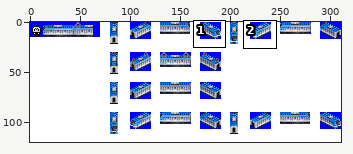
Sprite sheet: src/metro/arex/AREX_2K.png. Above, an overview of the earlier version with the close-up marked.
Close-up. Earlier state:
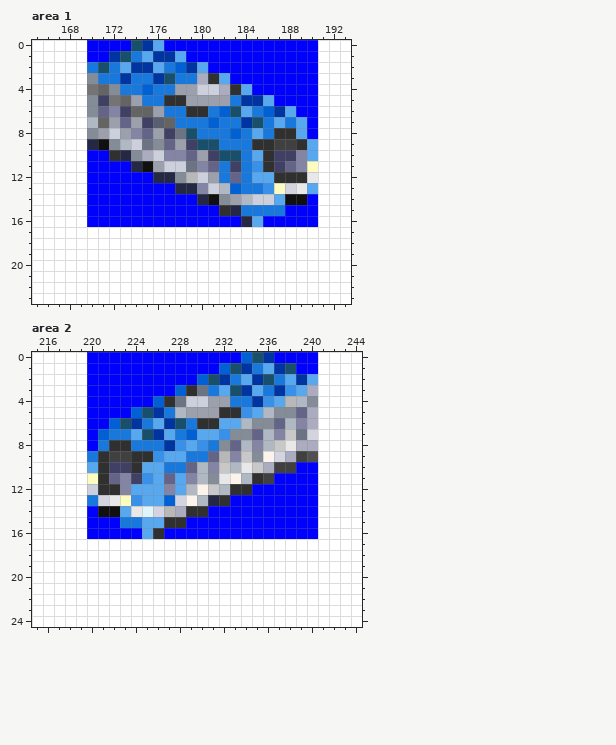
The file is 311x120 pixels. Colours within 5 levels of each other are drawn and written as one. Shown: area 1: x 165..193, y 0..23; area 2: x 215..244, y 0..24. The commit also changed other parts of the picture, which this record leaves out.
After:
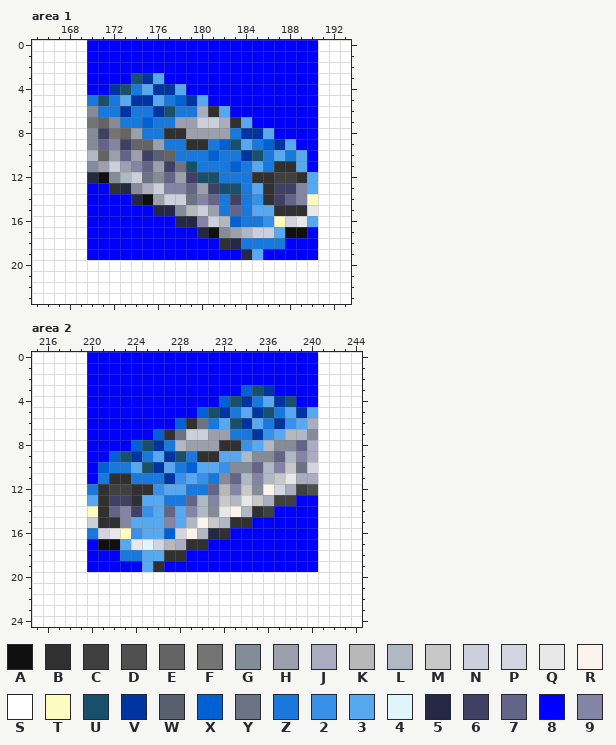
Palette (. is transparent): A #101010  B #303030  C #404040  D #505050  E #646464  F #747474  G #848c98  H #9ca0ac  J #acacc0  K #b8b8b8  L #b0b8c4  M #c8c8c8  N #ccd0dc  P #d4d4e0  Q #e8e8e8  R #fcf4ec  S #ffffff  T #fcfcc0  U #18506c  V #0034a0  W #586070  X #0060d4  Y #6c7484  Z #1878dc  2 #3890e8  3 #58a8f0  4 #e0f4fc  5 #242844  6 #404064  7 #646488  8 #0000ff  9 #8484a4
Diff:
Area 1:
y 0: x 174..176 UV3 -> 888
y 1: x 172..178 VUZ3VV3 -> 8888888
y 2: x 170..180 ZUZ3VV3ZXV3 -> 88888888888
y 3: x 170..182 GZZVZZVUZZJB3 -> 8888UV3888888
y 4: x 170..173 FEGZ -> 88VU; x 175..184 XZZHHNNJB3 -> 3VV3888888
y 5: x 170..186 G6FEHZZBBHHHHZVV3 -> ZUZ3VV3ZXV3888888
y 6: x 171..177 796EEHZ -> ZZVZZVU; x 179..188 BBZXU3ZXV3 -> ZJB3888888
y 7: x 170 L -> F; x 172..189 H7H6WEZZZXZZVUZ3Z3 -> GZZXZZHHNNJB388888
y 8: x 171..189 HNH97H6YUZZZXZ3ZBB3 -> 6FEHZZBBHHHHZVV3888
y 9: x 170..190 5AGLNYG7H6UUZZZBBCCB3 -> G796EEHZZBBZXU3ZXV388
y 10: x 170..190 88B5GJN997H6UUZ3B6693 -> LEH7H6WEZZZXZZVUZ3Z38
y 11: x 170..175 88885A -> GHNH97; x 177..181 NNY97 -> 6YUZZ; x 183 6 -> X; x 185..190 2B679T -> 3ZBB38
y 12: x 170..181 88888855GKNH -> 5AGLNYG7H6UU; x 183 7 -> Z; x 185..188 33BB -> BBCC; x 190 Q -> 3
y 13: x 172..183 888888559NLX -> B5GJN997H6UU; x 185..189 Z2TPQ -> 3B669
y 14: x 174..190 8888885AGHLNN3AA8 -> 5AHNNY97Z6Z2B679T
y 15: x 176..183 888888B5 -> 55GKNHZ7; x 185..190 ZZZ888 -> 33BBBQ
y 16: x 178..190 8888885388888 -> 559NLXZZ2TPQ3
y 17: x 170..190 SSSSSSSSSSSSSSSSSSSSS -> 88888888885AGHLNN3AA8
y 18: x 170..190 SSSSSSSSSSSSSSSSSSSSS -> 888888888888B5ZZZZ888
y 19: x 170..190 SSSSSSSSSSSSSSSSSSSSS -> 888888888888885388888
Area 2:
y 0: x 234..236 XUV -> 888
y 1: x 232..238 XUVZ3VU -> 8888888
y 2: x 230..240 XUVZ3VUZ3V3 -> 88888888888
y 3: x 228..240 XBYZ3UV3ZV23J -> 888888XUV8888
y 4: x 226..240 XBYNNHHZZV23KLG -> 888888XUVZ3VU88
y 5: x 224..240 XUVZLHHHBB23LGG7J -> 888888XUVZ3VUZ3V3
y 6: x 222..231 XUVZ3VUZBB -> 888888XBYZ; x 233..239 3LGG7L9 -> UV3ZV23
y 7: x 221..240 XZZ3UV3ZX332GG7L9MYP -> 88888XBYNNHHZZV23KLG
y 8: x 221..235 ZBBZZZV232ZG7L9 -> 888XUVZLHHHBB23; x 237..239 MQJ -> GG7
y 9: x 220..228 ZBCCBB233 -> 88XUVZ3VU; x 230..234 Z7K9M -> BB33L; x 236..240 RPJCD -> G7L9J
y 10: x 220..227 3B66B33Z -> 8XZZ3UV3; x 229..240 7L9MLQMJCC88 -> X332GG7L9MYP
y 11: x 220..233 TB79623739LGQR -> 8ZBBZZZV232ZG7; x 235..240 BC8888 -> 9LMQJJ
y 12: x 220 N -> Z; x 222..227 B93339 -> CCBB23; x 229..240 LRMLBB888888 -> ZZ7K9MGRPJCD
y 13: x 220..224 ZPQT2 -> 3B66B; x 227..229 XPR -> ZZ7; x 231..238 5B888888 -> 9MLQMJCC
y 14: x 220..236 8AA3Q4PKJBB888888 -> TB79623739LGQRLBC
y 15: x 220..224 888ZZ -> NBB93; x 227..234 BB888888 -> 93LRMLBB
y 16: x 220..224 88888 -> ZPQT2; x 226..232 B888888 -> 3XPRL5B
y 17: x 220..240 SSSSSSSSSSSSSSSSSSSSS -> 8AA3Q4PKJBB8888888888
y 18: x 220..240 SSSSSSSSSSSSSSSSSSSSS -> 888ZZ33BB888888888888
y 19: x 220..240 SSSSSSSSSSSSSSSSSSSSS -> 888883B88888888888888
Pixel boxes of the changes (left, top, right, bottom) in both close-ups:
changed: (87, 40, 318, 260)
changed: (87, 352, 318, 572)
